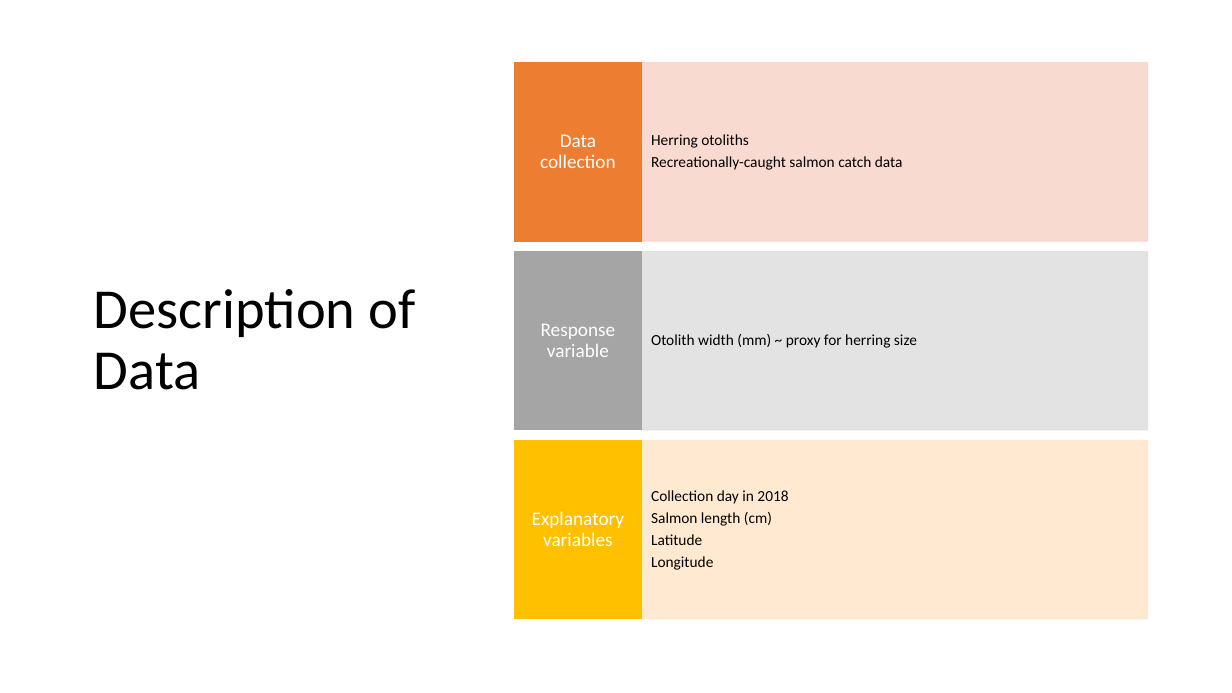
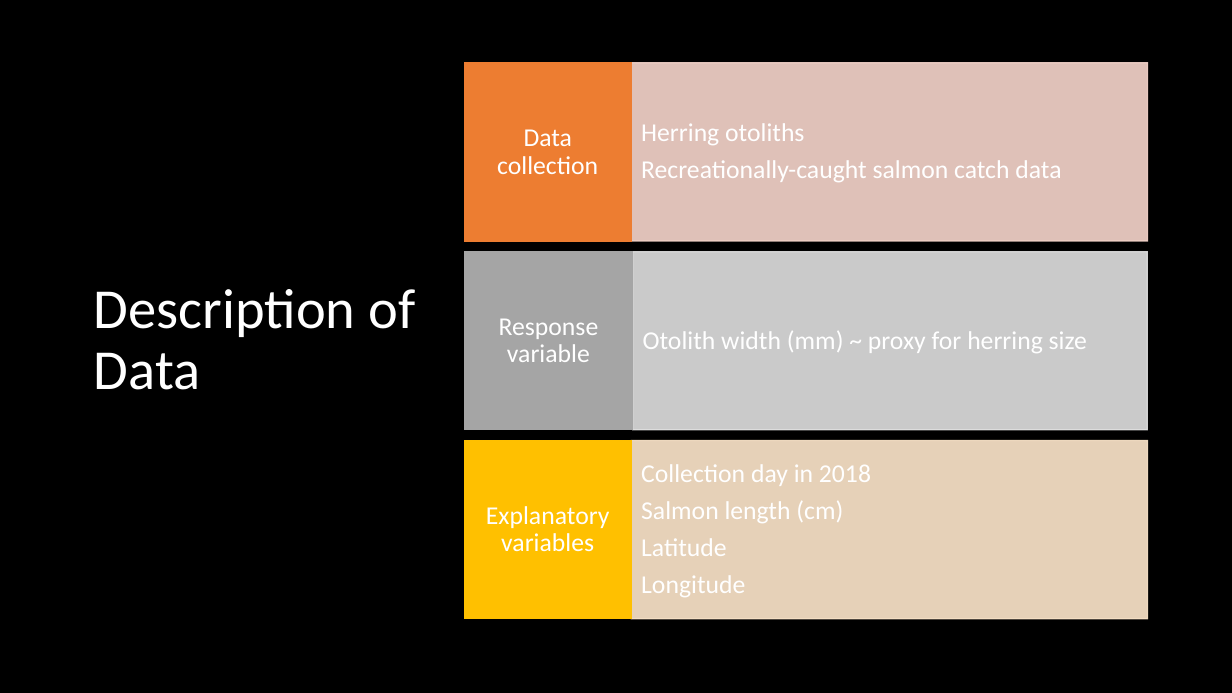
Before and after one commit to rghansen/ES482, a slide deck: slide 3 of ES data project presentation_salmon diet.pptx. Drawn at 1232x693 pixels with LibreOffice and Linux fonts; fonts in the diff are those of the drawing. Boxes give left, top, right and bottom in pixels: in the first picture for what was removed or moved away, otherwise in the second. Text is boxed around its words. In the diff, an @@ line names an element or a change of style, - is before the commit and + after.

Commit message:
Updated presentation slides. Just need plots. Rearrange as you see fit.

```diff
--- a/ES data project presentation_salmon diet.pptx
+++ b/ES data project presentation_salmon diet.pptx
@@ background #FFFFFF to #000000 @@
@@ title "Description of Data" at <box>94,289,415,390</box>: text colour #000000 to #FFFFFF @@
@@ text "Data collection": place and size @@
-text "Data collection" at <box>540,134,616,168</box>
+text "Data collection" at <box>497,129,598,174</box>
@@ rectangle: place and size @@
-rectangle at <box>515,63,641,241</box>
+rectangle at <box>465,63,632,241</box>
@@ text "Herring otoliths": place and size @@
-text "Herring otoliths" at <box>651,134,903,170</box>
+text "Herring otoliths" at <box>641,123,1061,182</box>
@@ rectangle: place and size @@
-rectangle at <box>641,63,1148,241</box>
+rectangle at <box>631,63,1148,241</box>
@@ size 15 to 20 pt; more space between paragraphs in 3 elements at <box>497,129,598,174</box>, <box>486,506,610,551</box>, <box>499,318,599,362</box> @@
@@ text "Response variable": place and size @@
-text "Response variable" at <box>541,324,616,357</box>
+text "Response variable" at <box>499,318,599,362</box>
@@ rectangle: place and size @@
-rectangle at <box>515,251,641,430</box>
+rectangle at <box>465,251,633,430</box>
@@ text "Otolith width (mm) ~ proxy ...": place and size @@
-text "Otolith width (mm) ~ proxy ..." at <box>651,334,917,348</box>
+text "Otolith width (mm) ~ proxy ..." at <box>643,331,1087,353</box>
@@ rectangle: place and size @@
-rectangle at <box>641,251,1148,430</box>
+rectangle at <box>633,251,1148,430</box>
@@ text "Explanatory variables": place and size @@
-text "Explanatory variables" at <box>532,511,624,546</box>
+text "Explanatory variables" at <box>486,506,610,551</box>
@@ rectangle: place and size @@
-rectangle at <box>515,441,641,619</box>
+rectangle at <box>465,441,632,619</box>
@@ size 12 to 20 pt, text colour #000000 to #FFFFFF; more space between paragraphs in 3 elements at <box>643,331,1087,353</box>, <box>641,123,1061,182</box>, <box>641,464,871,597</box> @@
@@ text "Collection day in 2018": place and size @@
-text "Collection day in 2018" at <box>651,490,788,570</box>
+text "Collection day in 2018" at <box>641,464,871,597</box>
@@ rectangle: place and size @@
-rectangle at <box>641,441,1148,619</box>
+rectangle at <box>631,441,1148,619</box>
```
Also in this commit, not shown: 10 other slides changed.
